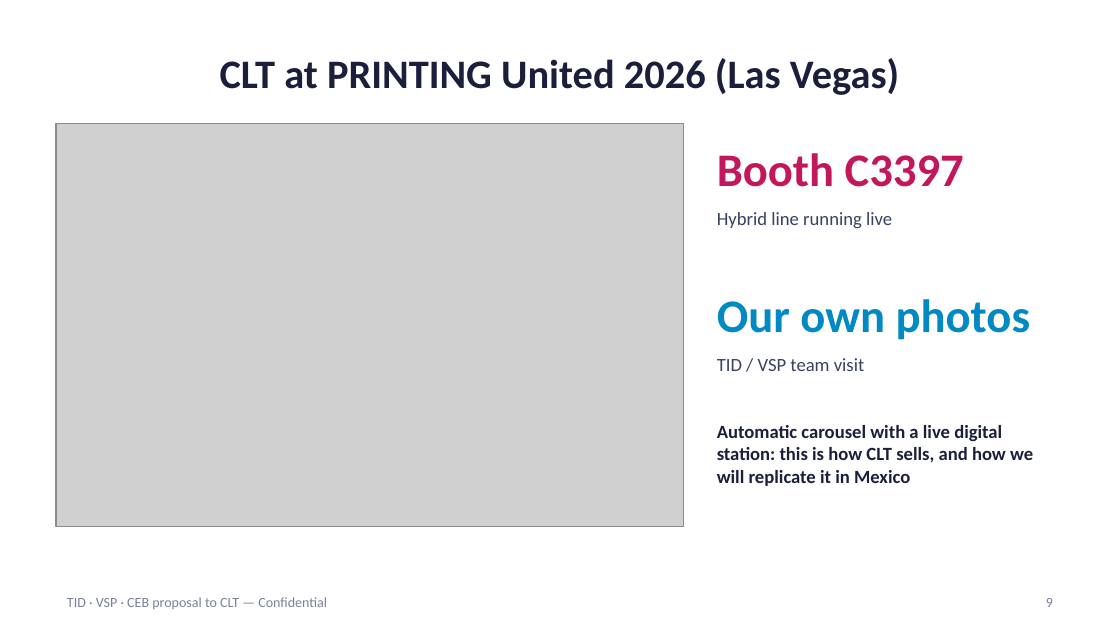
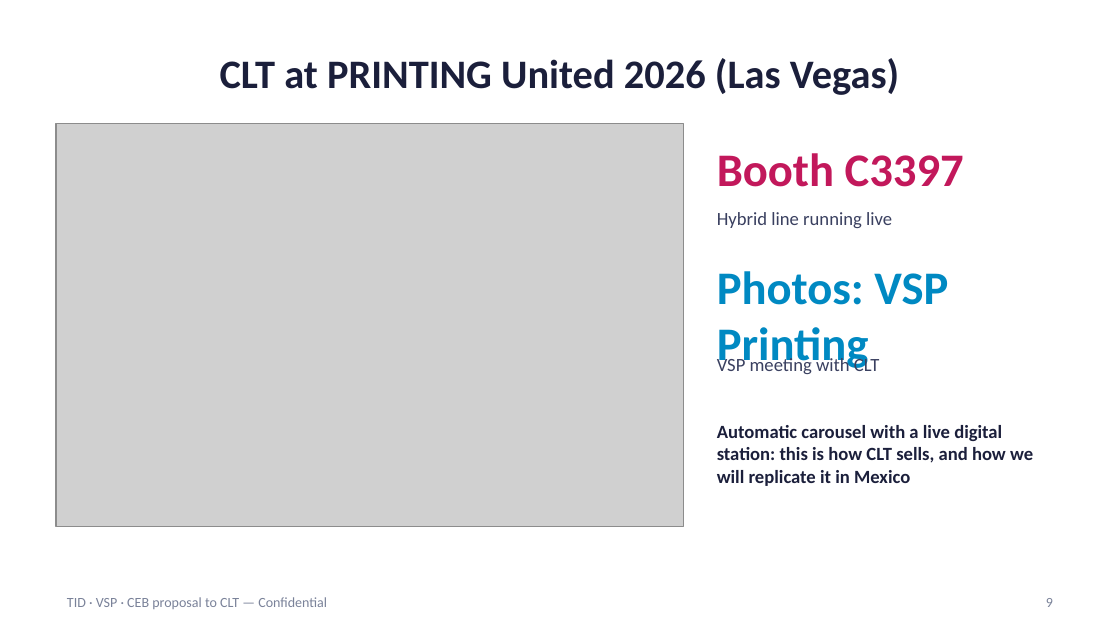
Before and after one commit to carlosmoreno793508/Cosas-Carlos, a slide deck: slide 9 of propuesta-clt/CLT_Proposal_Presentation_EN.pptx. Drawn at 1120x630 pixels with LibreOffice and Linux fonts; fonts in the diff are those of the drawing; grey boxes stand for pictures. Boxes give left, top, right and bottom in pixels: in the first picture for what was removed or moved away, otherwise in the second. Text is boxed around its words. In the diff, an @@ line names an element or a change of style, - is before the commit and + after.

```diff
--- a/propuesta-clt/CLT_Proposal_Presentation_EN.pptx
+++ b/propuesta-clt/CLT_Proposal_Presentation_EN.pptx
@@ text at (717, 271, 948, 372): text changed @@
-Our own photos
+Photos: VSP Printing
@@ text at (717, 356, 879, 374): text changed @@
-TID / VSP team visit
+VSP meeting with CLT
```
Also in this commit, not shown: 2 other slides changed, 2 slides added, 10 other files.
